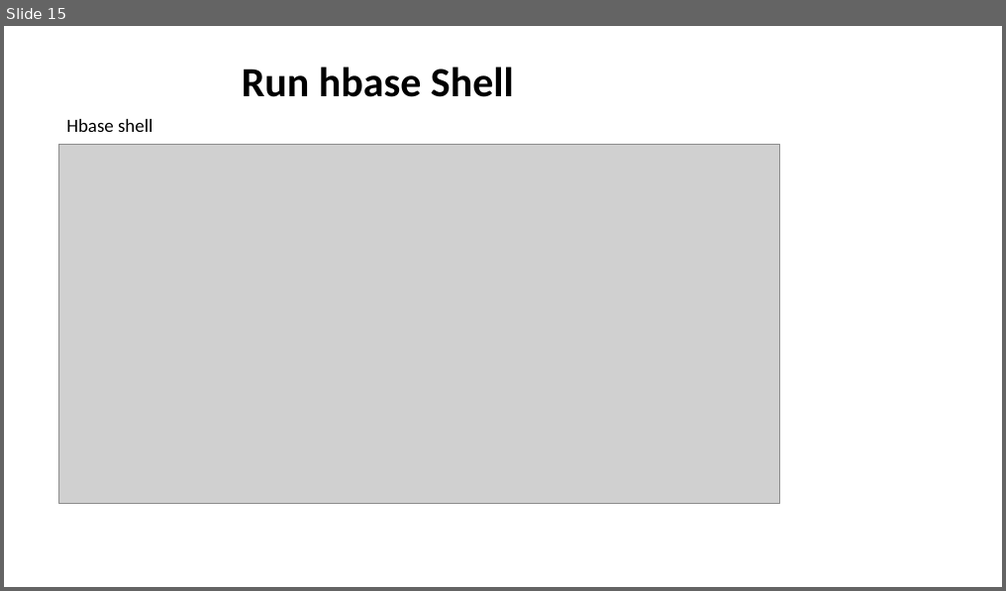
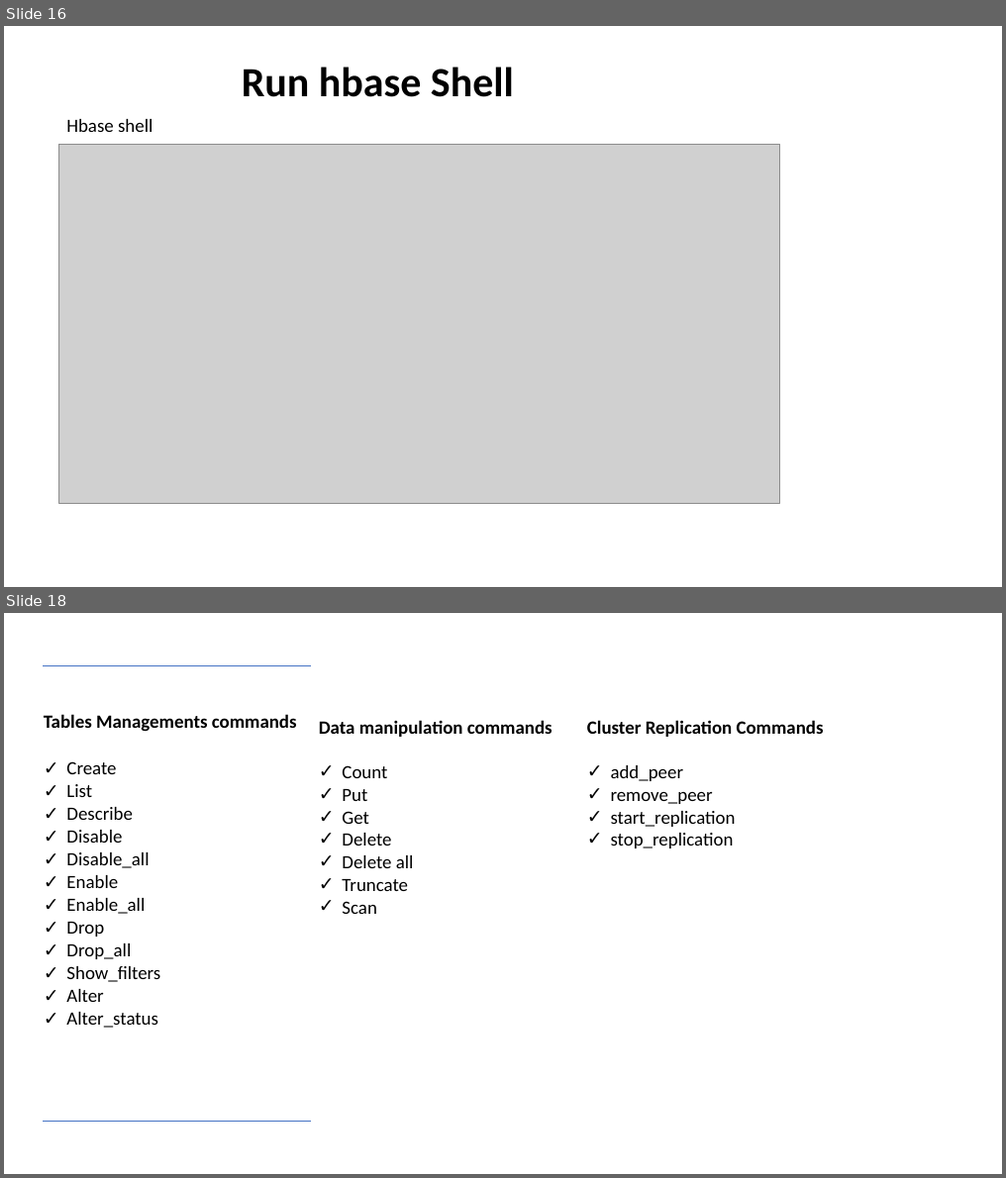
Before and after one commit to aashmishra/Bigdata_ppt, a slide deck: hbase.pptx. Shown one above the other, each under a label of ours: slide 15 before the commit, slides 16 and 18 after it; the slides between them are not shown. The pictures are 1006x591 and 1006x1178 pixels, drawn with LibreOffice and Linux fonts; fonts in the diff are those of the drawing; grey boxes stand for pictures. Boxes give left, top, right and bottom in pixels: in the first picture for what was removed or moved away, otherwise in the second. Text is boxed around its words. In the diff, an @@ line names an element or a change of style, - is before the commit and + after.

```diff
--- a/hbase.pptx
+++ b/hbase.pptx
@@ slide 18 added at [4, 613, 1002, 1174], background #FFFFFF @@
@@ table added at [43, 665, 312, 1121], 1 rows, 1 columns @@
+Tables Managements commands / Create / List / Describe / Disable / Disable_all / Enable / Enable_all / Drop / Drop_all / Show_filters / Alter / Alter_status
@@ text added at [319, 720, 552, 914], 18 pt, text #000000 @@
+Data manipulation commands
+✓ Count
+✓ Put
+✓ Get
+✓ Delete
+✓ Delete all
+✓ Truncate
+✓ Scan
@@ text added at [587, 720, 824, 849], 18 pt, text #000000 @@
+Cluster Replication Commands
+✓ add_peer
+✓ remove_peer
+✓ start_replication
+✓ stop_replication
@@ what was slide 15 is now slide 16 @@
```
Also in this commit, not shown: 3 slides changed, 15 other slides added.
